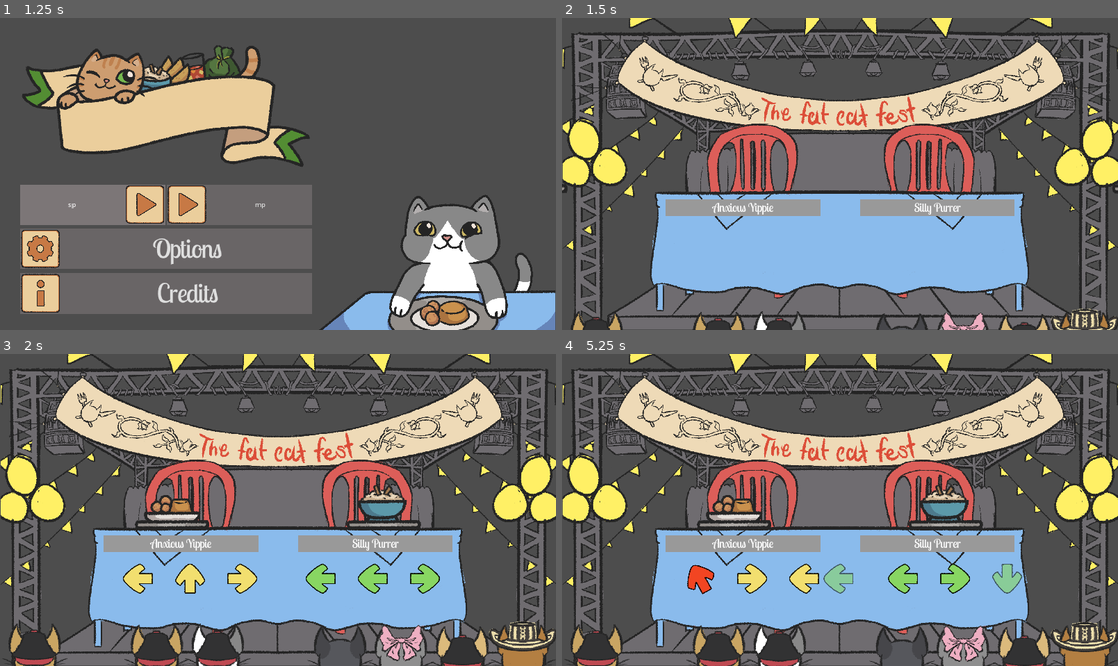
Above: before the commit, frames 1-4 (two rows, left to right).
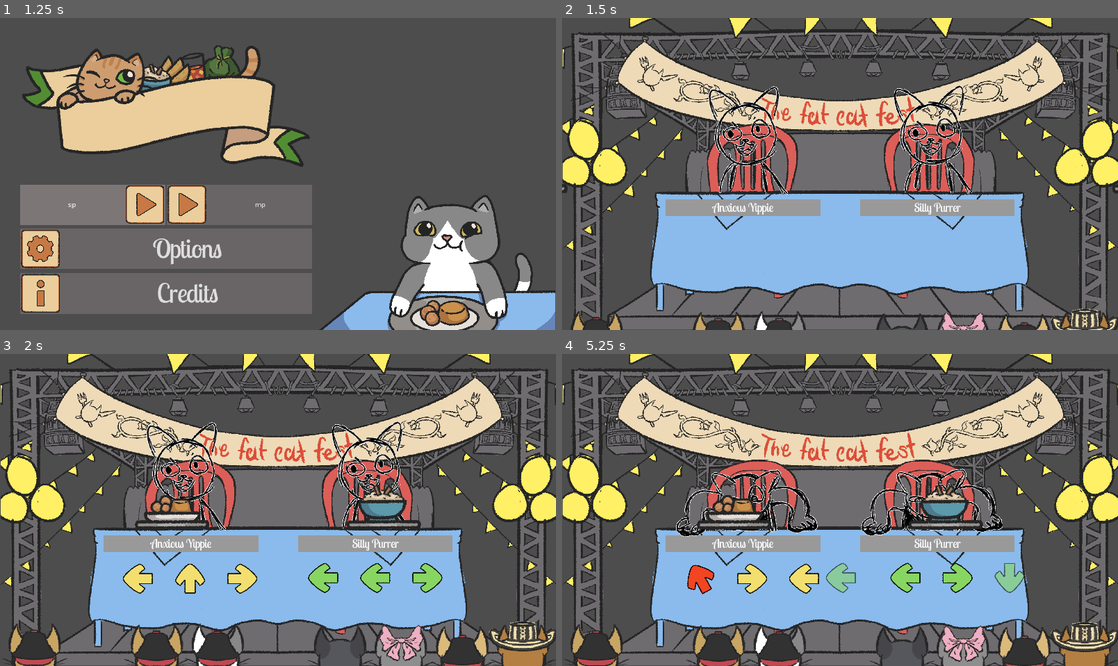
Above: after the commit, the same moments.

Repository: soetgdeznsgk/GGJ24---Fat-Cat-Fest
Game: Godot game, scene res://Escenas/Menus/menu_principal.tscn
Same seed, same stepped clock (60 frames per second), same inputs: the game is played once before the commit and once after it.
Inputs (mouse positions are in pixels of both pictures, inside the frame that each line leads up to):
- Up to frame 1 (1.25 s): click "Play" at 0.5 s
- Up to frame 2 (1.5 s): click "sp" at 1.25 s
- Up to frame 3 (2 s): no input
- Up to frame 4 (5.25 s): tap Enter (ui_accept) at 2, 2.27, 3.02, 4.25, 4.52 s; move the mouse to (962, 494) at 2.02 s; hold Right (DerechaPj1) 2.03-2.78 s; tap S (AbajoPj2) at 2.1, 5.1 s; click (962, 494) at 2.17 s; move the mouse to (728, 525) at 2.77 s; hold Down (AbajoPj1) 2.78-3.53 s; tap W (ArribaPj2) at 2.85 s; move the mouse to (895, 441) at 3.52 s; hold Right (DerechaPj1) 3.53-4.28 s; tap D (DerechaPj2) at 3.6 s; move the mouse to (812, 572) at 4.27 s; hold Up (ArribaPj1) 4.28-5.03 s; tap A (IzquierdaPj2) at 4.35 s; click (812, 572) at 4.42 s; move the mouse to (1006, 556) at 5.02 s; hold Left (IzquierdaPj1) from 5.03 s (still down)

Frame 1 is identical in both runs. In frame 2, 2.3% of the frame differs, in the area x 26-74%, y 21-57%; in frame 3, 2.4%; in frame 4, 2.8%, in the area x 20-84%, y 36-77%.

Commit message:
added basic placeholder cat sprites in filesys and game
ñamñam

Diff:
--- a/Escenas/Maingame/Maingame.tscn
+++ b/Escenas/Maingame/Maingame.tscn
@@ -40,13 +40,14 @@
 centered = false
 
 [node name="comidas" parent="." instance=ExtResource("5_on172")]
+z_index = 2
+z_as_relative = false
 position = Vector2(681, 384)
 metadata/_edit_lock_ = true
 
 [node name="Comandos" parent="." instance=ExtResource("2_wilsv")]
-position = Vector2(658, 504)
+position = Vector2(664, 502)
 jugador = 2
-metadata/_edit_lock_ = true
 
 [node name="Comandos2" parent="." instance=ExtResource("2_wilsv")]
 position = Vector2(209, 504)
--- a/Escenas/Maingame/comandos.gd
+++ b/Escenas/Maingame/comandos.gd
@@ -19,7 +19,9 @@
 var devices
 var numeroMitadComida
 var sfx_comer := AudioStreamPlayer.new()
+var comer_flag
 func _ready() -> void:
+	comer_flag = false
 	sfx_comer.bus = "SFX"
 	add_child(sfx_comer)
 	#Señales
@@ -84,6 +86,12 @@
 func verificarCorrecta(Direccion):
 	if comandosConFlechas[0] == Direccion:
 		sfx_comer.stream = load("res://Escenas/Maingame/sfx/potatoñam.mp3")
+		if comer_flag == false:
+			$Gato1.texture = load("res://Sprites/Gatos/GatoGame/ñamñam/corte-de-las-animaciones_0000s_0002_bocetos-de-animacion-pana-miguel0005.png")
+			comer_flag = true
+		else:
+			$Gato1.texture = load("res://Sprites/Gatos/GatoGame/ñamñam/corte-de-las-animaciones_0000s_0003_bocetos-de-animacion-pana-miguel0004.png")
+			comer_flag = false
 		sfx_comer.play()
 		actualizar_flechas()
 	else:
@@ -108,6 +116,7 @@
 		Eventos.comidaAPuntoDeTerminar.emit(jugador)
 	elif comandosConFlechas.size() == 0:
 		# Emitir que ya se comió todo
+		$Gato1.texture = load("res://Sprites/Gatos/GatoGame/ñamñam/corte-de-las-animaciones_0000s_0000_bocetos-de-animacion-pana-miguel0012.png")
 		Eventos.comandosAcabados.emit(jugador)
 
 
--- a/Escenas/Maingame/comandos.tscn
+++ b/Escenas/Maingame/comandos.tscn
@@ -1,6 +1,8 @@
-[gd_scene load_steps=6 format=3 uid="uid://bbx7yskj14jdm"]
+[gd_scene load_steps=8 format=3 uid="uid://bbx7yskj14jdm"]
 
 [ext_resource type="Script" path="res://Escenas/Maingame/comandos.gd" id="1_k17g7"]
+[ext_resource type="Texture2D" uid="uid://bfplax5tvhd73" path="res://Sprites/Gatos/GatoGame/idle/corte-de-las-animaciones_0000s_0000_bocetos-de-animacion-pana-miguel0034.png" id="3_mvrgd"]
+[ext_resource type="Texture2D" uid="uid://bsfarbyogdekf" path="res://Sprites/Comandos/FlechaDerecha.png" id="4_4hgvy"]
 
 [sub_resource type="Animation" id="Animation_rhm6t"]
 length = 0.001
@@ -274,4 +276,11 @@
 "": SubResource("AnimationLibrary_6k4li")
 }
 
+[node name="Gato1" type="Sprite2D" parent="."]
+z_index = 1
+z_as_relative = false
+position = Vector2(250, -227)
+scale = Vector2(0.748224, 0.748224)
+texture = ExtResource("3_mvrgd")
+
 [connection signal="animation_finished" from="AnimationPlayer" to="." method="_on_animation_player_animation_finished"]
Binary file added: Sprites/Gatos/GatoGame/idle/corte-de-las-animaciones_0000s_0000_bocetos-de-animacion-pana-miguel0034.png
Not shown, added: Sprites/Gatos/GatoGame/idle/corte-de-las-animaciones_0000s_0000_bocetos-de-animacion-pana-miguel0034.png.import
Binary file added: Sprites/Gatos/GatoGame/idle/corte-de-las-animaciones_0000s_0001_bocetos-de-animacion-pana-miguel0033.png
Not shown, added: Sprites/Gatos/GatoGame/idle/corte-de-las-animaciones_0000s_0001_bocetos-de-animacion-pana-miguel0033.png.import
Binary file added: Sprites/Gatos/GatoGame/idle/corte-de-las-animaciones_0000s_0002_bocetos-de-animacion-pana-miguel0031.png
Not shown, added: Sprites/Gatos/GatoGame/idle/corte-de-las-animaciones_0000s_0002_bocetos-de-animacion-pana-miguel0031.png.import
Binary file added: Sprites/Gatos/GatoGame/idle/corte-de-las-animaciones_0000s_0003_bocetos-de-animacion-pana-miguel0030.png
Not shown, added: Sprites/Gatos/GatoGame/idle/corte-de-las-animaciones_0000s_0003_bocetos-de-animacion-pana-miguel0030.png.import
Binary file added: Sprites/Gatos/GatoGame/idle/corte-de-las-animaciones_0000s_0004_bocetos-de-animacion-pana-miguel0029.png
Not shown, added: Sprites/Gatos/GatoGame/idle/corte-de-las-animaciones_0000s_0004_bocetos-de-animacion-pana-miguel0029.png.import
Binary file added: Sprites/Gatos/GatoGame/idle/corte-de-las-animaciones_0000s_0005_bocetos-de-animacion-pana-miguel0024.png
Not shown, added: Sprites/Gatos/GatoGame/idle/corte-de-las-animaciones_0000s_0005_bocetos-de-animacion-pana-miguel0024.png.import
(and 24 more such lines)
